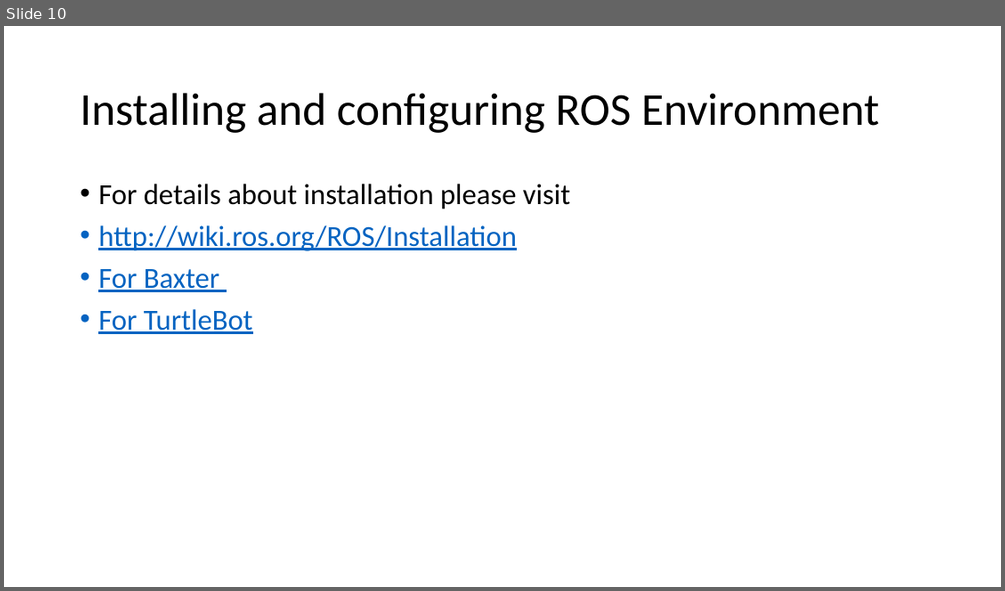
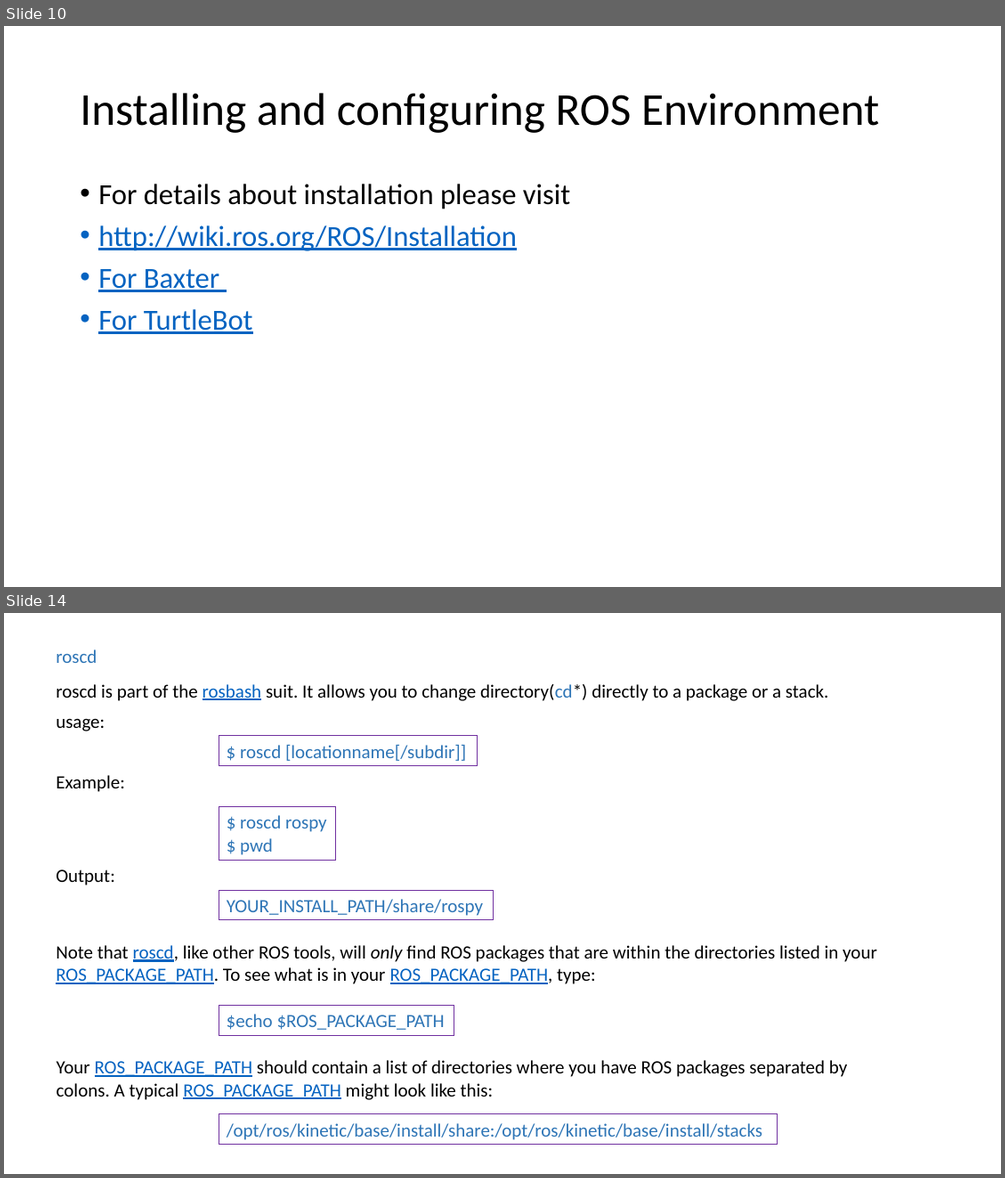
Before and after one commit to vishal-kit/ROS_Lec_1, a slide deck: ROS lec 1.pptx. Shown one above the other, each under a label of ours: slide 10 before the commit, slides 10 and 14 after it; the slides between them are not shown. The pictures are 1005x591 and 1005x1178 pixels, drawn with LibreOffice and Linux fonts; fonts in the diff are those of the drawing. Boxes give left, top, right and bottom in pixels: in the first picture for what was removed or moved away, otherwise in the second. Text is boxed around its words. In the diff, an @@ line names an element or a change of style, - is before the commit and + after.

Commit message:
added more slides

```diff
--- a/ROS lec 1.pptx
+++ b/ROS lec 1.pptx
@@ slide 14 added at <box>4,613,1001,1174</box>, background #FFFFFF @@
@@ text added at <box>56,649,97,663</box>, 18 pt, text #2E75B6 @@
+roscd
@@ text added at <box>56,684,829,701</box>, 18 pt, text #000000 @@
+roscd is part of the rosbash suit. It allows you to change directory(cd*) directly to a package or a stack.
@@ text added at <box>56,718,105,731</box>, 18 pt, text #000000 @@
+usage:
@@ rectangle added at <box>219,736,477,765</box>, outline #7030A0 0.75 pt, 18 pt, text #2E75B6 @@
+$ roscd [locationname[/subdir]]
@@ text added at <box>56,775,125,792</box>, 18 pt, text #000000 @@
+Example:
@@ rectangle added at <box>219,807,336,860</box>, outline #7030A0 0.75 pt, 18 pt, text #2E75B6 @@
+$ roscd rospy
+$ pwd
@@ text added at <box>56,869,115,885</box>, 18 pt, text #000000 @@
+Output:
@@ rectangle added at <box>219,890,494,919</box>, outline #7030A0 0.75 pt, 18 pt, text #2E75B6 @@
+YOUR_INSTALL_PATH/share/rospy
@@ text added at <box>56,945,877,984</box>, 18 pt, text #000000 @@
+Note that roscd, like other ROS tools, will only find ROS packages that are within the directories listed in your ROS_PACKAGE_PATH. To see what is in your ROS_PACKAGE_PATH, type:
@@ rectangle added at <box>219,1005,455,1036</box>, outline #7030A0 0.75 pt, 18 pt, text #2E75B6 @@
+$echo $ROS_PACKAGE_PATH
@@ text added at <box>57,1060,847,1100</box>, 18 pt, text #000000 @@
+Your ROS_PACKAGE_PATH should contain a list of directories where you have ROS packages separated by colons. A typical ROS_PACKAGE_PATH might look like this:
@@ rectangle added at <box>219,1114,777,1144</box>, outline #7030A0 0.75 pt, 18 pt, text #2E75B6 @@
+/opt/ros/kinetic/base/install/share:/opt/ros/kinetic/base/install/stacks
```
Also in this commit, not shown: 6 other slides added, 1 slide removed.
